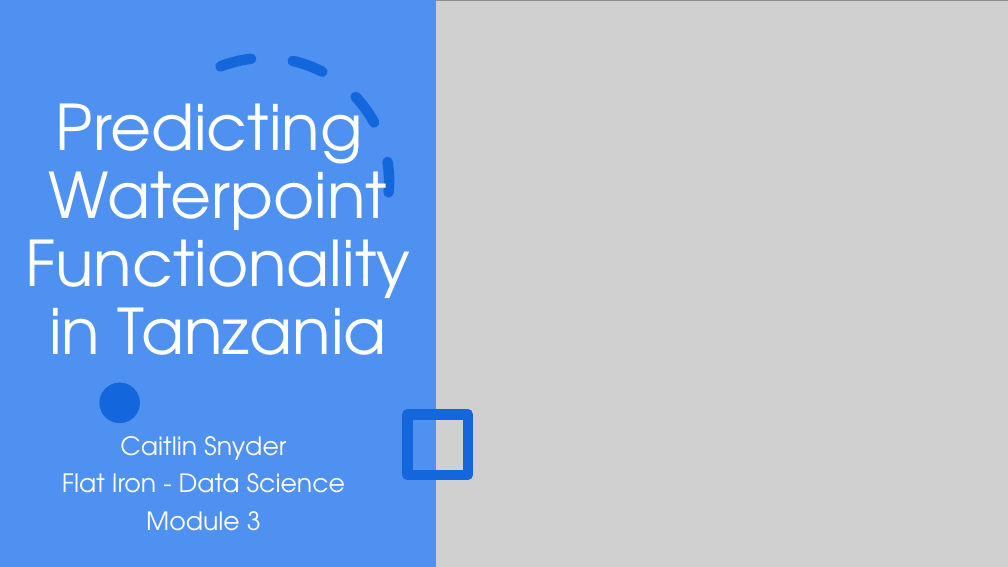
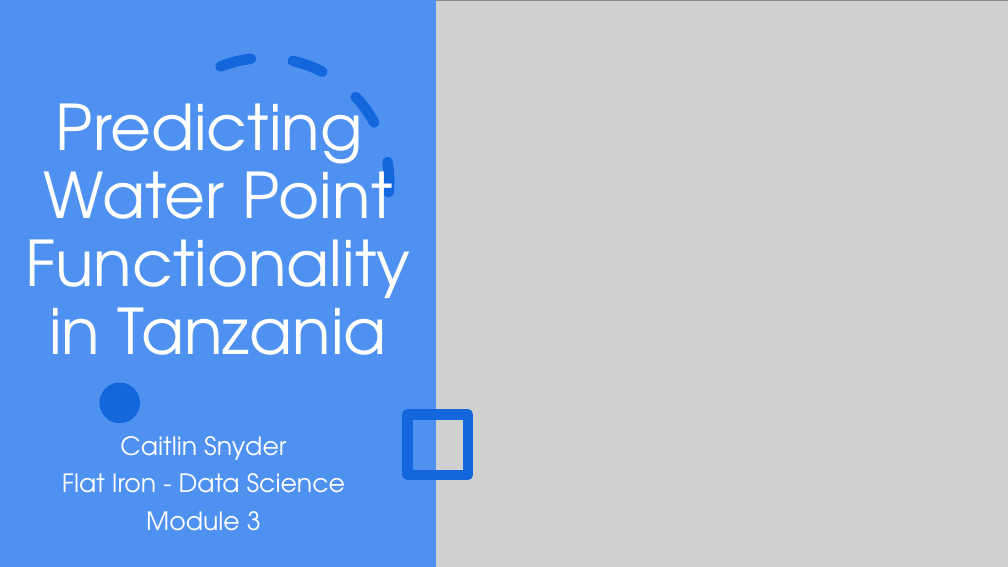
Before and after one commit to caitsnyder/module_3_project, a slide deck: slide 1 of Project3.pptx. Drawn at 1008x567 pixels with LibreOffice and Linux fonts; fonts in the diff are those of the drawing; grey boxes stand for pictures. Boxes give left, top, right and bottom in pixels: in the first picture for what was removed or moved away, otherwise in the second. Text is boxed around its words. In the diff, an @@ line names an element or a change of style, - is before the commit and + after.

```diff
--- a/Project3.pptx
+++ b/Project3.pptx
@@ title at (26, 92, 410, 355): text changed @@
-Predicting
-Waterpoint Functionality
-in Tanzania
+Predicting
+Water Point Functionality
+in Tanzania
```
Also in this commit, not shown: 2 other files.
